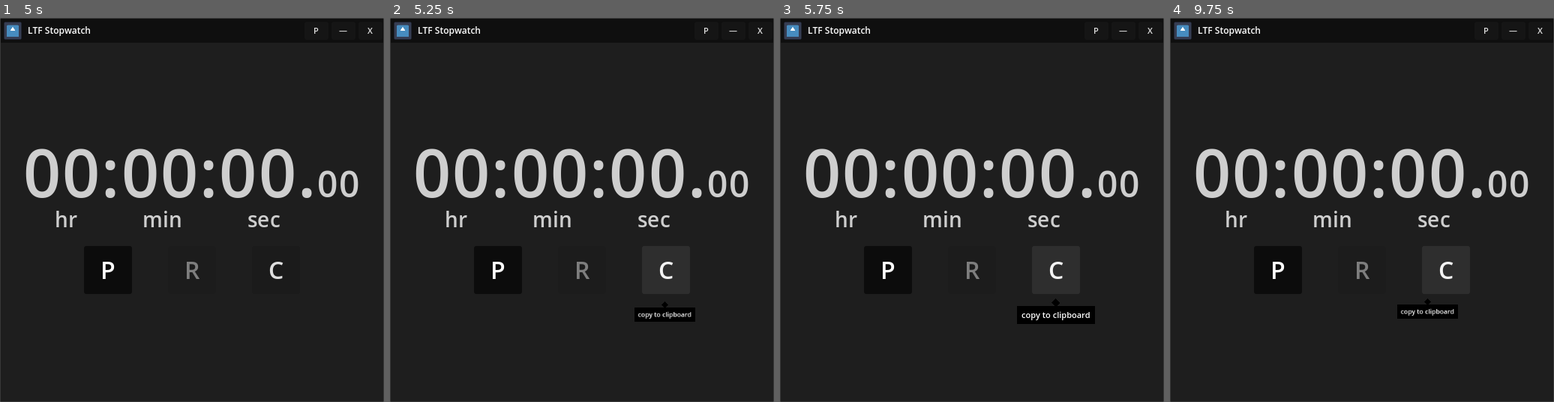
Above: before the commit, frames 1-4 (left to right).
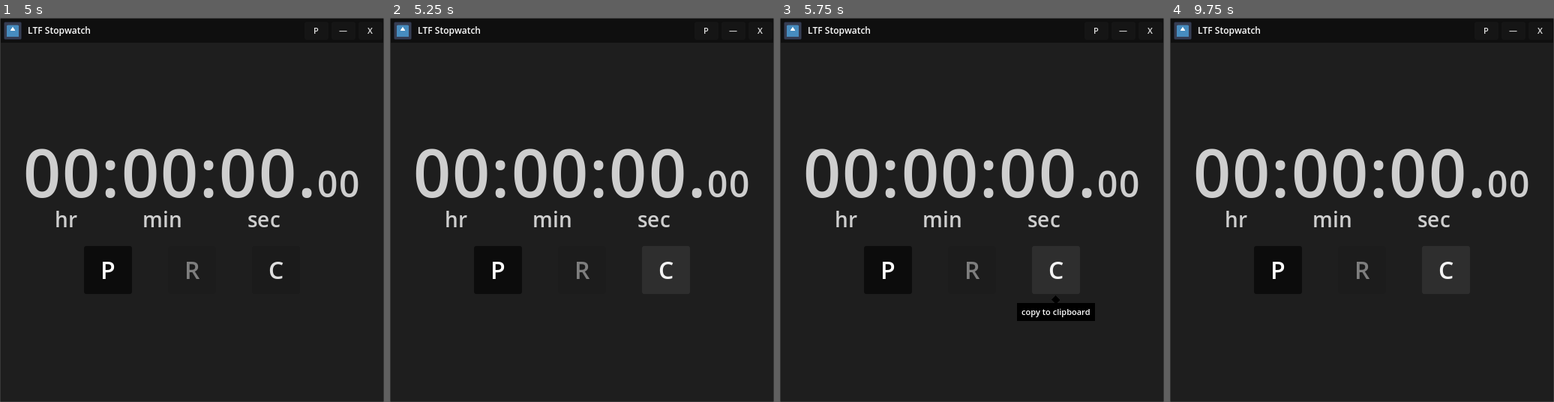
Above: after the commit, the same moments.

Repository: LiteFeather1/ltf-stopwatch
Game: Godot game, scene res://main.tscn
Two runs of this game, one before a commit and one after it. Both use one fixed random seed, a clock stepped at 60 frames per second and the inputs below. The engine's default icon, where the game draws it, is replaced by a stand-in: a white triangle on a blue panel in a dark square.
Inputs:
- Up to frame 1 (5 s): click "P" at 0.5 s; click "nP" at 1.25 s; click "—" at 2 s; click "S" at 2.75 s; click "P" at 3.5 s; click "C" at 4.25 s
- Up to frame 2 (5.25 s): click "C" at 5 s
- Up to frame 3 (5.75 s): no input
- Up to frame 4 (9.75 s): click "P" at 5.75 s; click "nP" at 6.5 s; click "—" at 7.25 s; click "P" at 8 s; click "C" at 8.75 s; click "C" at 9.5 s

Frame 1 is identical in both runs. In frame 2, 0.5% of the frame differs, in the area x 63-80%, y 73-80%; in frame 3, 0.5%, in the area x 61-83%, y 72-80%; in frame 4, 0.5%.

Commit message:
Popup now waits a time to appear. Adjustments to animation to animation

Diff:
--- a/scenes/pop_up.gd
+++ b/scenes/pop_up.gd
@@ -4,7 +4,8 @@
 @export var l_text: Label
 @export var label_padding := Vector2(12.0, 8.0)
 @export var dent: Control
-@export var _animation_duration := .25
+@export var _animation_duration := .15
+@export var _delay_to_appear: Timer
 
 var font: Font
 var font_size : int
@@ -26,22 +27,30 @@
 
 	global_position = Vector2(
 		c.global_position.x + (c.size.x - size.x) * .5,
-		c.global_position.y + c.size.y + dent.size.y + label_padding.y)
+		c.global_position.y + c.size.y + dent.size.y + label_padding.y * .5)
+
+	_delay_to_appear.paused = false
+	_delay_to_appear.start(_delay_to_appear.wait_time)
+	await _delay_to_appear.timeout
 
 	visible = true
 	scale = Vector2(.75, .75)
 	if _tween:
 		_tween.kill()
 
-	_tween = create_tween().set_ease(_tween.EASE_IN).set_trans(_tween.TRANS_ELASTIC)
+	_tween = create_tween().set_ease(Tween.EASE_OUT).set_trans(Tween.TRANS_ELASTIC)
 	_tween.tween_property(self, "scale", Vector2(1.0, 1.0), _animation_duration)
 
 
 func un_pop() -> void:
+	if not visible:
+		_delay_to_appear.paused = true
+		return
+
 	if _tween:
 		_tween.kill()
 
-	_tween = create_tween().set_ease(_tween.EASE_OUT).set_trans(_tween.TRANS_ELASTIC)
+	_tween = create_tween().set_ease(Tween.EASE_IN_OUT).set_trans(Tween.TRANS_SINE)
 	_tween.tween_property(self, "scale", Vector2(.5, .5), _animation_duration)
 	await _tween.finished
 
--- a/scenes/pop_up.tscn
+++ b/scenes/pop_up.tscn
@@ -2,7 +2,7 @@
 
 [ext_resource type="Script" path="res://scenes/pop_up.gd" id="1_vgt4r"]
 
-[node name="pop_up" type="ColorRect" node_paths=PackedStringArray("l_text", "dent")]
+[node name="pop_up" type="ColorRect" node_paths=PackedStringArray("l_text", "dent", "_delay_to_appear")]
 visible = false
 z_index = 1000
 anchors_preset = 5
@@ -18,6 +18,7 @@
 script = ExtResource("1_vgt4r")
 l_text = NodePath("Label")
 dent = NodePath("ColorRect")
+_delay_to_appear = NodePath("delay_to_appear")
 
 [node name="Label" type="Label" parent="."]
 layout_mode = 1
@@ -48,3 +49,7 @@
 rotation = 0.785398
 pivot_offset = Vector2(4, 4)
 color = Color(0, 0, 0, 1)
+
+[node name="delay_to_appear" type="Timer" parent="."]
+wait_time = 0.33
+one_shot = true
